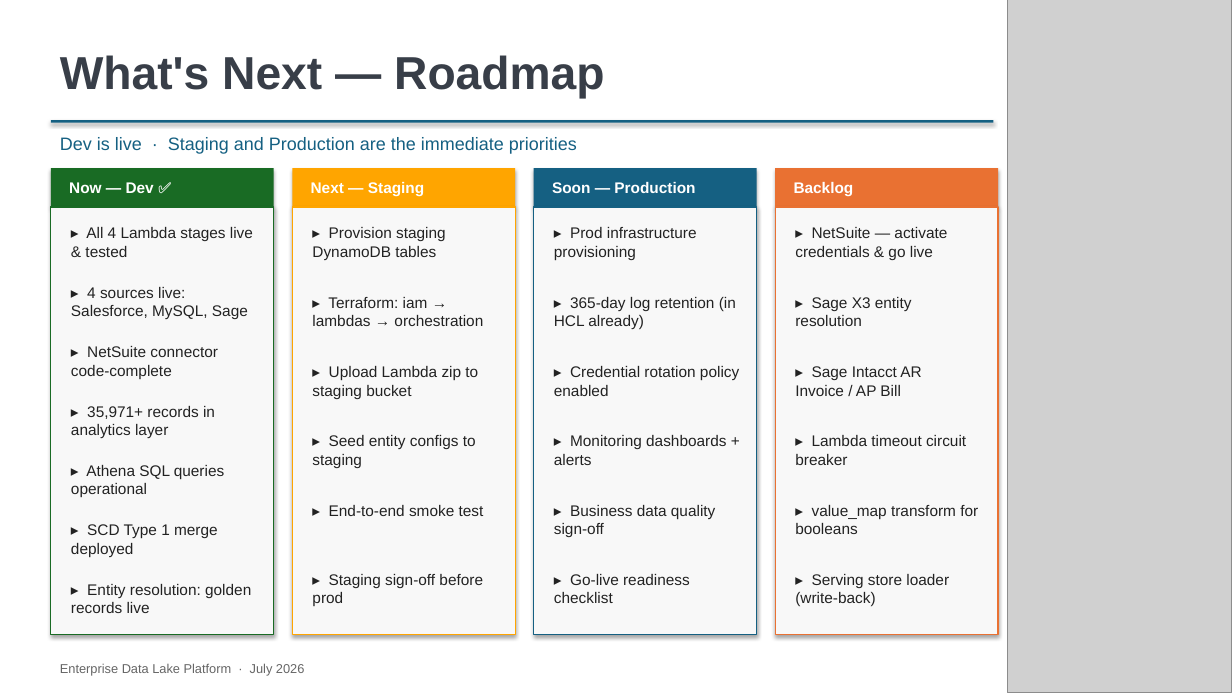
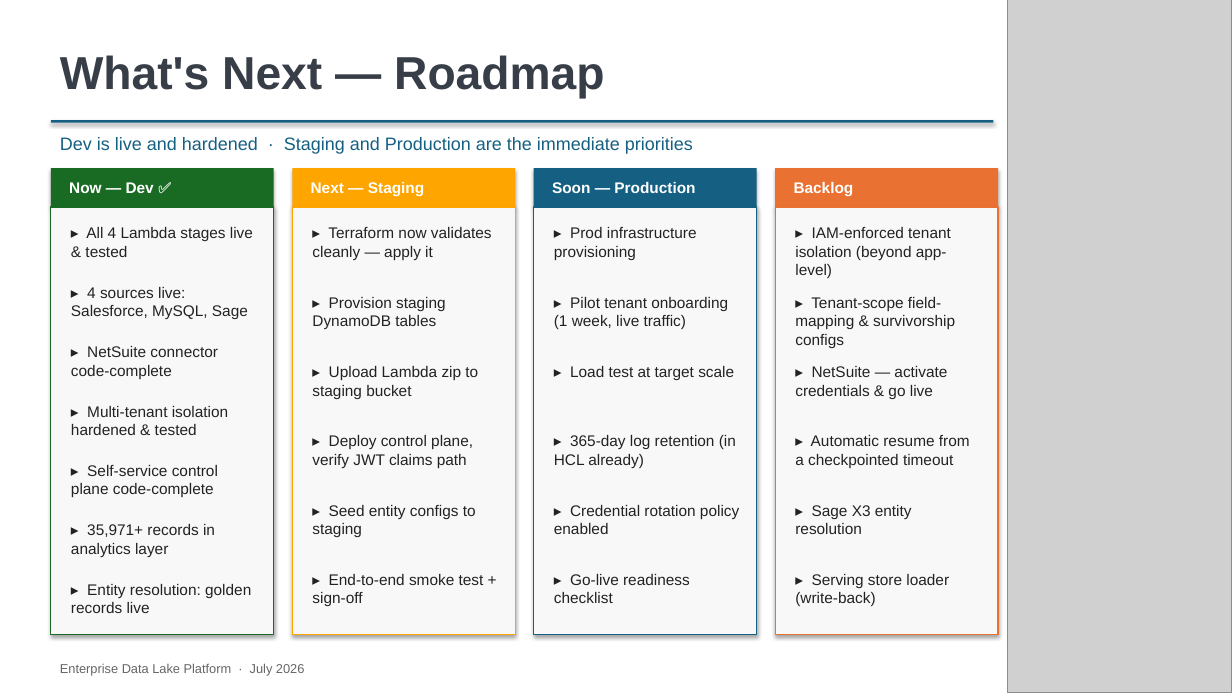
Before and after one commit to deepnarayan-sierradev/DataLake, a slide deck: slide 18 of Enterprise_Data_Lake_Platform_v2.pptx (slide 16 before the commit). Drawn at 1232x693 pixels with LibreOffice and Linux fonts; fonts in the diff are those of the drawing; grey boxes stand for pictures. Boxes give left, top, right and bottom in pixels: in the first picture for what was removed or moved away, otherwise in the second. Text is boxed around its words. In the diff, an @@ line names an element or a change of style, - is before the commit and + after.

```diff
--- a/Enterprise_Data_Lake_Platform_v2.pptx
+++ b/Enterprise_Data_Lake_Platform_v2.pptx
@@ text at <box>60,137,693,154</box>: text changed @@
-Dev is live · Staging and Production are the immediate priorities
+Dev is live and hardened · Staging and Production are the immediate priorities
@@ text added at <box>312,227,492,260</box>, 12 pt, text #222222 @@
+▸ Terraform now validates cleanly — apply it
@@ text at <box>795,227,951,279</box>: text changed @@
-▸ NetSuite — activate credentials & go live
+▸ IAM-enforced tenant isolation (beyond app-level)
@@ text "▸ Provision staging DynamoDB tables": place and size @@
-text "▸ Provision staging DynamoDB tables" at <box>312,227,446,260</box>
+text "▸ Provision staging DynamoDB tables" at <box>312,297,446,329</box>
@@ text removed at <box>312,297,483,326</box> @@
-▸ Terraform: iam → lambdas → orchestration
@@ text at <box>554,297,728,330</box>: text changed @@
-▸ 365-day log retention (in HCL already)
+▸ Pilot tenant onboarding (1 week, live traffic)
@@ text at <box>795,297,955,348</box>: text changed @@
-▸ Sage X3 entity resolution
+▸ Tenant-scope field-mapping & survivorship configs
@@ text at <box>570,366,734,380</box>: text changed @@
-▸ Credential rotation policy enabled
+▸ Load test at target scale
@@ text at <box>795,366,947,399</box>: text changed @@
-▸ Sage Intacct AR Invoice / AP Bill
+▸ NetSuite — activate credentials & go live
@@ text at <box>71,406,228,435</box>: text changed @@
-▸ 35,971+ records in analytics layer
+▸ Multi-tenant isolation hardened & tested
@@ text added at <box>312,435,473,468</box>, 12 pt, text #222222 @@
+▸ Deploy control plane, verify JWT claims path
@@ text at <box>554,435,736,468</box>: text changed @@
-▸ Monitoring dashboards + alerts
+▸ 365-day log retention (in HCL already)
@@ text at <box>795,435,970,468</box>: text changed @@
-▸ Lambda timeout circuit breaker
+▸ Automatic resume from a checkpointed timeout
@@ text at <box>71,465,218,498</box>: text changed @@
-▸ Athena SQL queries operational
+▸ Self-service control plane code-complete
@@ text "▸ Seed entity configs to ...": place and size @@
-text "▸ Seed entity configs to ..." at <box>312,435,476,468</box>
+text "▸ Seed entity configs to ..." at <box>312,505,476,537</box>
@@ text removed at <box>329,505,484,516</box> @@
-▸ End-to-end smoke test
@@ text at <box>554,505,739,534</box>: text changed @@
-▸ Business data quality sign-off
+▸ Credential rotation policy enabled
@@ text at <box>795,505,912,534</box>: text changed @@
-▸ value_map transform for booleans
+▸ Sage X3 entity resolution
@@ text at <box>71,524,215,557</box>: text changed @@
-▸ SCD Type 1 merge deployed
+▸ 35,971+ records in analytics layer
@@ text at <box>312,574,484,606</box>: text changed @@
-▸ Staging sign-off before prod
+▸ End-to-end smoke test + sign-off
```
Also in this commit, not shown: 15 other slides changed, 2 slides added, 58 other files.
